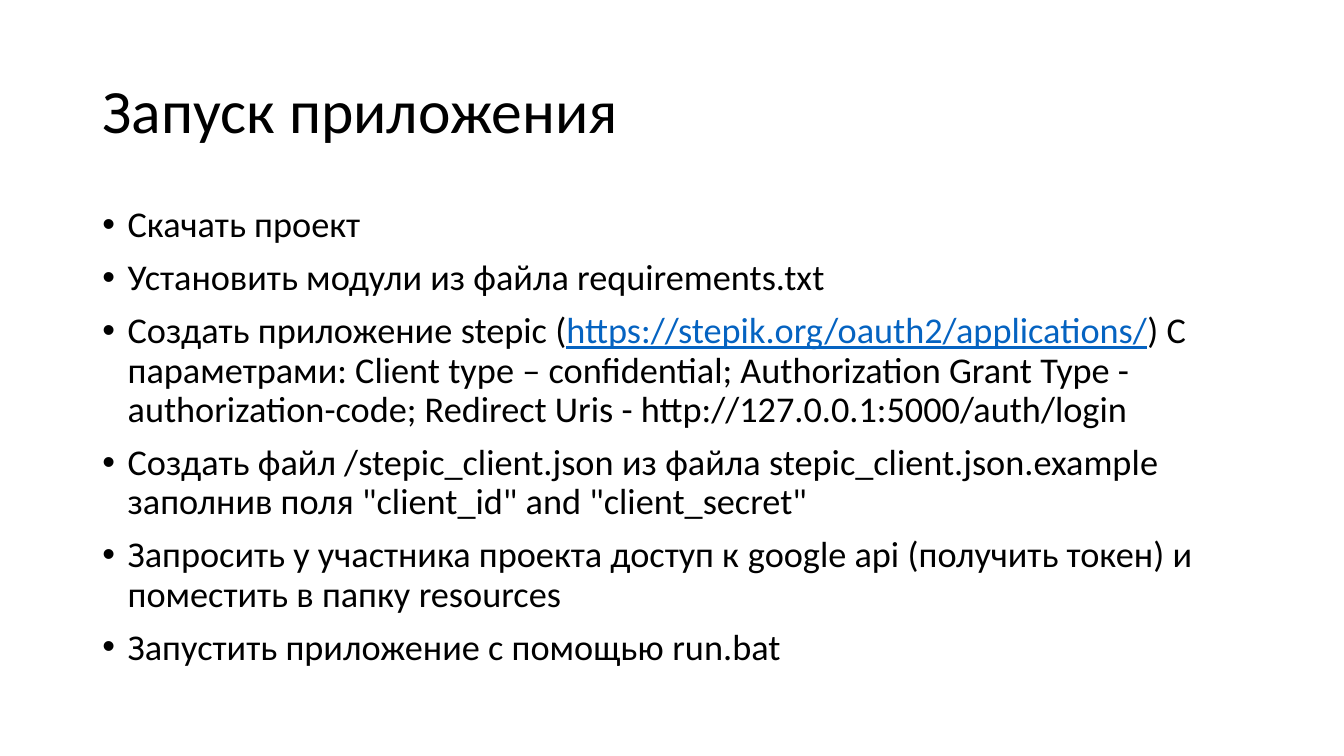
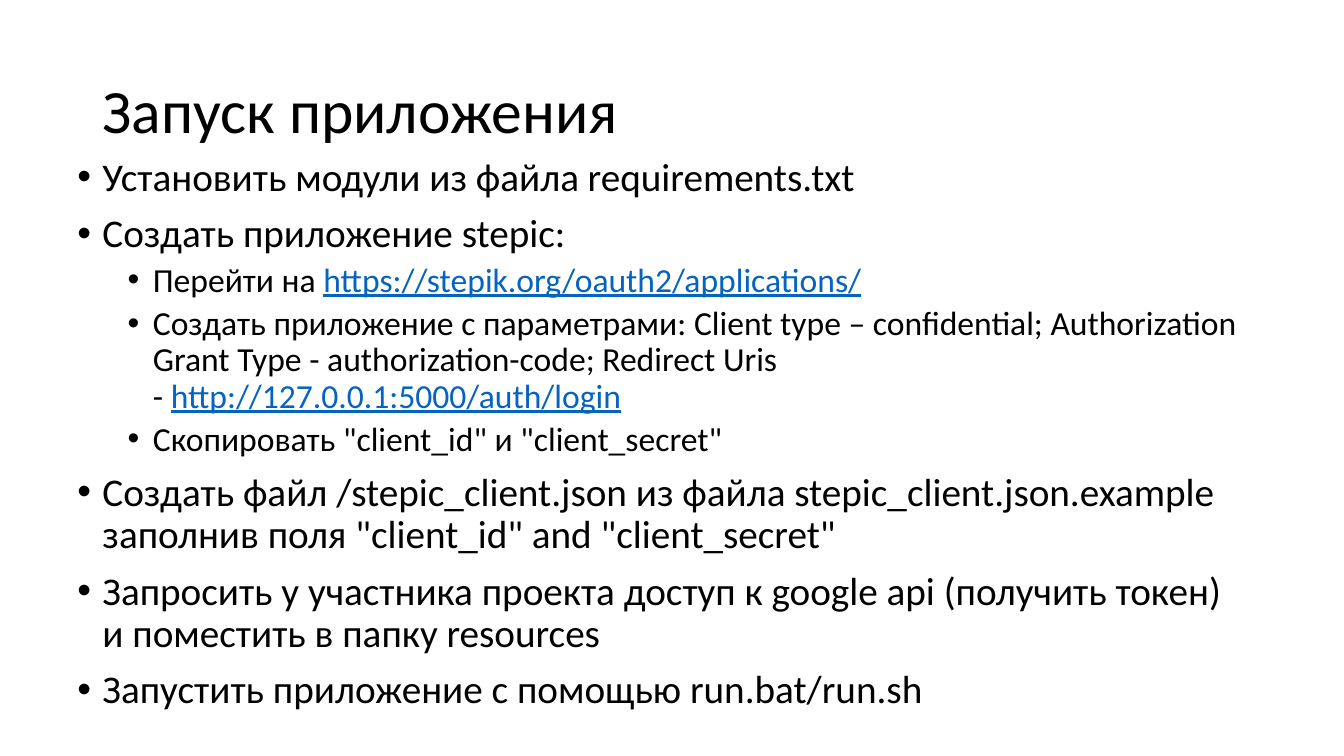
Before and after one commit to moevm/mse_automation_of_the_teacher_work_in_programming_and_cs_courses, a slide deck: slide 5 of Проект4_Этап1.pptx. Drawn at 1344x756 pixels with LibreOffice and Linux fonts; fonts in the diff are those of the drawing. Boxes give left, top, right and bottom in pixels: in the first picture for what was removed or moved away, otherwise in the second. Text is boxed around its words. In the diff, an @@ line names an element or a change of style, - is before the commit and + after.

Commit message:
update presentation

```diff
--- a/Проект4_Этап1.pptx
+++ b/Проект4_Этап1.pptx
@@ text "Установить модули из файла requirements.txt": place and size @@
-text "Установить модули из файла requirements.txt" at [128,213,1193,666]
+text "Установить модули из файла requirements.txt" at [102,164,1237,710]
@@ text at [102,164,1221,654]: size 25.9 to 28 pt in "Установить модули из файла requirements.txt", "Создать файл /stepic_client.json из файла stepic_client.json ...", "Запросить у участника проекта доступ к google ..." @@
@@ text at [102,220,1237,457]: text changed; size 25.9 to 24 pt @@
-• Создать приложение stepic (https://stepik.org/oauth2/applications/) С параметрами: Client type – confidential; Authorization Grant Type - authorization-code; Redirect Uris - http://127.0.0.1:5000/auth/login
+• Создать приложение stepiс:
+  • Перейти на https://stepik.org/oauth2/applications/
+  • Создать приложение с параметрами: Client type – confidential; Authorization Grant Type - authorization-code; Redirect Uris - http://127.0.0.1:5000/auth/login
+  • Скопировать "client_id" и "client_secret"
@@ text at [128,213,360,243]: paragraph removed @@
-• Скачать проект
@@ text at [102,675,922,710]: text changed; size 25.9 to 28 pt @@
-• Запустить приложение с помощью run.bat
+• Запустить приложение с помощью run.bat/run.sh
```
